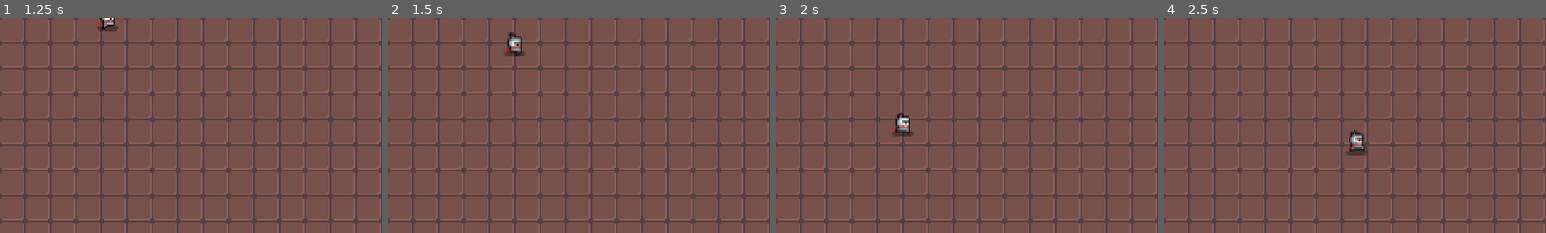
Above: before the commit, frames 1-4 (left to right).
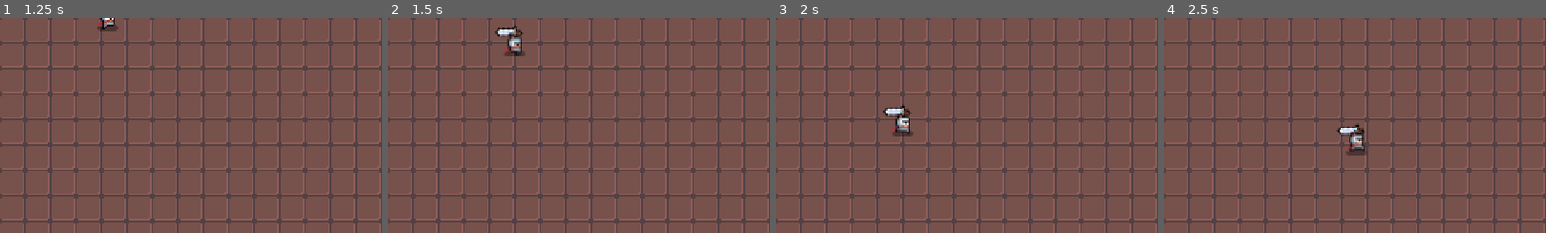
Above: after the commit, the same moments.

Repository: thecjharries/godot-roguelike-tutorial
Game: Godot game, scene res://game.tscn
Two runs of this game, one before a commit and one after it. Both use one fixed random seed, a clock stepped at 60 frames per second and the inputs below.
Inputs (mouse positions are % of the whole screen's width and height, from its top left):
- Up to frame 1 (1.25 s): move the mouse to (72, 45) at 0.52 s; hold Right (ui_right) from 0.53 s (still down)
- Up to frame 2 (1.5 s): move the mouse to (30, 55) at 1.27 s; release Right (ui_right) at 1.28 s; hold Down (ui_down) from 1.28 s (still down)
- Up to frame 3 (2 s): keep holding Down (ui_down)
- Up to frame 4 (2.5 s): move the mouse to (60, 28) at 2.02 s; release Down (ui_down) at 2.03 s; hold Right (ui_right) from 2.03 s (still down)
The pictures show only the part of the screen within x 0-50%, y 0-50%; the shares and areas given below are measured in that part.

Frame 1 is identical in both runs. In frame 2, 0.3% of the frame differs, in the area x 28-36%, y 4-9%; in frame 3, 0.2%; in frame 4, 0.2%.

Commit message:
Add Sword node

Diff:
--- a/Character/Player/player.tscn
+++ b/Character/Player/player.tscn
@@ -1,10 +1,111 @@
-[gd_scene load_steps=23 format=3 uid="uid://cspwqp7xv287u"]
+[gd_scene load_steps=25 format=3 uid="uid://cspwqp7xv287u"]
 
 [ext_resource type="PackedScene" uid="uid://c13mu42yvgsyq" path="res://Character/character.tscn" id="1_erow7"]
 [ext_resource type="Texture2D" uid="uid://c2t1hwu7v46p2" path="res://Art/v1.1 dungeon crawler 16X16 pixel pack/heroes/knight/knight_idle_spritesheet.png" id="2_adwsu"]
 [ext_resource type="Script" path="res://Character/Player/Player.gd" id="2_t7jop"]
 [ext_resource type="Script" path="res://Character/Player/PlayerFSM.gd" id="3_86mt8"]
 [ext_resource type="Texture2D" uid="uid://f47531g5xpwt" path="res://Art/v1.1 dungeon crawler 16X16 pixel pack/heroes/knight/knight_run_spritesheet.png" id="3_k2nte"]
+[ext_resource type="Texture2D" uid="uid://da8q3k6lgahnm" path="res://Art/v1.1 dungeon crawler 16X16 pixel pack/heroes/knight/weapon_sword_1.png" id="6_80m7d"]
+
+[sub_resource type="AtlasTexture" id="AtlasTexture_8iagm"]
+atlas = ExtResource("2_adwsu")
+region = Rect2(0, 0, 16, 16)
+
+[sub_resource type="AtlasTexture" id="AtlasTexture_4c68e"]
+atlas = ExtResource("2_adwsu")
+region = Rect2(16, 0, 16, 16)
+
+[sub_resource type="AtlasTexture" id="AtlasTexture_dccr3"]
+atlas = ExtResource("2_adwsu")
+region = Rect2(32, 0, 16, 16)
+
+[sub_resource type="AtlasTexture" id="AtlasTexture_rmt6e"]
+atlas = ExtResource("2_adwsu")
+region = Rect2(48, 0, 16, 16)
+
+[sub_resource type="AtlasTexture" id="AtlasTexture_m5ycp"]
+atlas = ExtResource("2_adwsu")
+region = Rect2(64, 0, 16, 16)
+
+[sub_resource type="AtlasTexture" id="AtlasTexture_1po2q"]
+atlas = ExtResource("2_adwsu")
+region = Rect2(80, 0, 16, 16)
+
+[sub_resource type="AtlasTexture" id="AtlasTexture_nuie0"]
+atlas = ExtResource("3_k2nte")
+region = Rect2(0, 0, 16, 16)
+
+[sub_resource type="AtlasTexture" id="AtlasTexture_ukttd"]
+atlas = ExtResource("3_k2nte")
+region = Rect2(16, 0, 16, 16)
+
+[sub_resource type="AtlasTexture" id="AtlasTexture_4q6cs"]
+atlas = ExtResource("3_k2nte")
+region = Rect2(32, 0, 16, 16)
+
+[sub_resource type="AtlasTexture" id="AtlasTexture_cu6p1"]
+atlas = ExtResource("3_k2nte")
+region = Rect2(48, 0, 16, 16)
+
+[sub_resource type="AtlasTexture" id="AtlasTexture_4lbp1"]
+atlas = ExtResource("3_k2nte")
+region = Rect2(64, 0, 16, 16)
+
+[sub_resource type="AtlasTexture" id="AtlasTexture_yvc0w"]
+atlas = ExtResource("3_k2nte")
+region = Rect2(80, 0, 16, 16)
+
+[sub_resource type="SpriteFrames" id="SpriteFrames_hxjk0"]
+animations = [{
+"frames": [{
+"duration": 1.0,
+"texture": SubResource("AtlasTexture_8iagm")
+}, {
+"duration": 1.0,
+"texture": SubResource("AtlasTexture_4c68e")
+}, {
+"duration": 1.0,
+"texture": SubResource("AtlasTexture_dccr3")
+}, {
+"duration": 1.0,
+"texture": SubResource("AtlasTexture_rmt6e")
+}, {
+"duration": 1.0,
+"texture": SubResource("AtlasTexture_m5ycp")
+}, {
+"duration": 1.0,
+"texture": SubResource("AtlasTexture_1po2q")
+}],
+"loop": true,
+"name": &"idle",
+"speed": 5.0
+}, {
+"frames": [{
+"duration": 1.0,
+"texture": SubResource("AtlasTexture_nuie0")
+}, {
+"duration": 1.0,
+"texture": SubResource("AtlasTexture_ukttd")
+}, {
+"duration": 1.0,
+"texture": SubResource("AtlasTexture_4q6cs")
+}, {
+"duration": 1.0,
+"texture": SubResource("AtlasTexture_cu6p1")
+}, {
+"duration": 1.0,
+"texture": SubResource("AtlasTexture_4lbp1")
+}, {
+"duration": 1.0,
+"texture": SubResource("AtlasTexture_yvc0w")
+}],
+"loop": true,
+"name": &"move",
+"speed": 5.0
+}]
+
+[sub_resource type="CircleShape2D" id="CircleShape2D_ce5oq"]
+radius = 4.0
 
 [sub_resource type="Animation" id="Animation_1hf5r"]
 resource_name = "idle"
@@ -86,115 +187,33 @@
 "move": SubResource("Animation_t814s")
 }
 
-[sub_resource type="AtlasTexture" id="AtlasTexture_8iagm"]
-atlas = ExtResource("2_adwsu")
-region = Rect2(0, 0, 16, 16)
-
-[sub_resource type="AtlasTexture" id="AtlasTexture_4c68e"]
-atlas = ExtResource("2_adwsu")
-region = Rect2(16, 0, 16, 16)
-
-[sub_resource type="AtlasTexture" id="AtlasTexture_dccr3"]
-atlas = ExtResource("2_adwsu")
-region = Rect2(32, 0, 16, 16)
-
-[sub_resource type="AtlasTexture" id="AtlasTexture_rmt6e"]
-atlas = ExtResource("2_adwsu")
-region = Rect2(48, 0, 16, 16)
-
-[sub_resource type="AtlasTexture" id="AtlasTexture_m5ycp"]
-atlas = ExtResource("2_adwsu")
-region = Rect2(64, 0, 16, 16)
-
-[sub_resource type="AtlasTexture" id="AtlasTexture_1po2q"]
-atlas = ExtResource("2_adwsu")
-region = Rect2(80, 0, 16, 16)
-
-[sub_resource type="AtlasTexture" id="AtlasTexture_nuie0"]
-atlas = ExtResource("3_k2nte")
-region = Rect2(0, 0, 16, 16)
-
-[sub_resource type="AtlasTexture" id="AtlasTexture_ukttd"]
-atlas = ExtResource("3_k2nte")
-region = Rect2(16, 0, 16, 16)
-
-[sub_resource type="AtlasTexture" id="AtlasTexture_4q6cs"]
-atlas = ExtResource("3_k2nte")
-region = Rect2(32, 0, 16, 16)
-
-[sub_resource type="AtlasTexture" id="AtlasTexture_cu6p1"]
-atlas = ExtResource("3_k2nte")
-region = Rect2(48, 0, 16, 16)
-
-[sub_resource type="AtlasTexture" id="AtlasTexture_4lbp1"]
-atlas = ExtResource("3_k2nte")
-region = Rect2(64, 0, 16, 16)
-
-[sub_resource type="AtlasTexture" id="AtlasTexture_yvc0w"]
-atlas = ExtResource("3_k2nte")
-region = Rect2(80, 0, 16, 16)
-
-[sub_resource type="SpriteFrames" id="SpriteFrames_hxjk0"]
-animations = [{
-"frames": [{
-"duration": 1.0,
-"texture": SubResource("AtlasTexture_8iagm")
-}, {
-"duration": 1.0,
-"texture": SubResource("AtlasTexture_4c68e")
-}, {
-"duration": 1.0,
-"texture": SubResource("AtlasTexture_dccr3")
-}, {
-"duration": 1.0,
-"texture": SubResource("AtlasTexture_rmt6e")
-}, {
-"duration": 1.0,
-"texture": SubResource("AtlasTexture_m5ycp")
-}, {
-"duration": 1.0,
-"texture": SubResource("AtlasTexture_1po2q")
-}],
-"loop": true,
-"name": &"idle",
-"speed": 5.0
-}, {
-"frames": [{
-"duration": 1.0,
-"texture": SubResource("AtlasTexture_nuie0")
-}, {
-"duration": 1.0,
-"texture": SubResource("AtlasTexture_ukttd")
-}, {
-"duration": 1.0,
-"texture": SubResource("AtlasTexture_4q6cs")
-}, {
-"duration": 1.0,
-"texture": SubResource("AtlasTexture_cu6p1")
-}, {
-"duration": 1.0,
-"texture": SubResource("AtlasTexture_4lbp1")
-}, {
-"duration": 1.0,
-"texture": SubResource("AtlasTexture_yvc0w")
-}],
-"loop": true,
-"name": &"move",
-"speed": 5.0
-}]
-
 [node name="Player" instance=ExtResource("1_erow7")]
+collision_layer = 2
+collision_mask = 5
 script = ExtResource("2_t7jop")
 
 [node name="FiniteStateMachine" parent="." index="0"]
 script = ExtResource("3_86mt8")
 
-[node name="AnimationPlayer" parent="." index="1"]
-libraries = {
-"": SubResource("AnimationLibrary_cxvtp")
-}
-
-[node name="AnimatedSprite2D" parent="." index="3"]
+[node name="AnimatedSprite2D" parent="." index="1"]
 sprite_frames = SubResource("SpriteFrames_hxjk0")
 animation = &"move"
 frame = 1
+
+[node name="CollisionShape2D" parent="." index="2"]
+position = Vector2(0, 3)
+shape = SubResource("CircleShape2D_ce5oq")
+
+[node name="Sword" type="Node2D" parent="." index="3"]
+rotation = -1.5708
+
+[node name="Sprite2D" type="Sprite2D" parent="Sword" index="0"]
+position = Vector2(7, 3)
+rotation = -0.785398
+texture = ExtResource("6_80m7d")
+offset = Vector2(5, -4)
+
+[node name="AnimationPlayer" parent="." index="4"]
+libraries = {
+"": SubResource("AnimationLibrary_cxvtp")
+}
